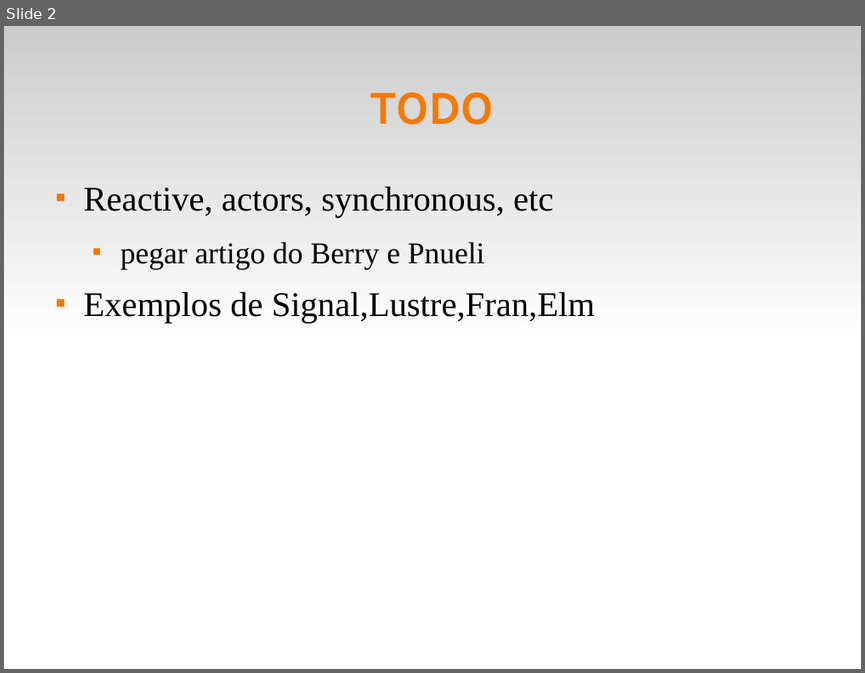
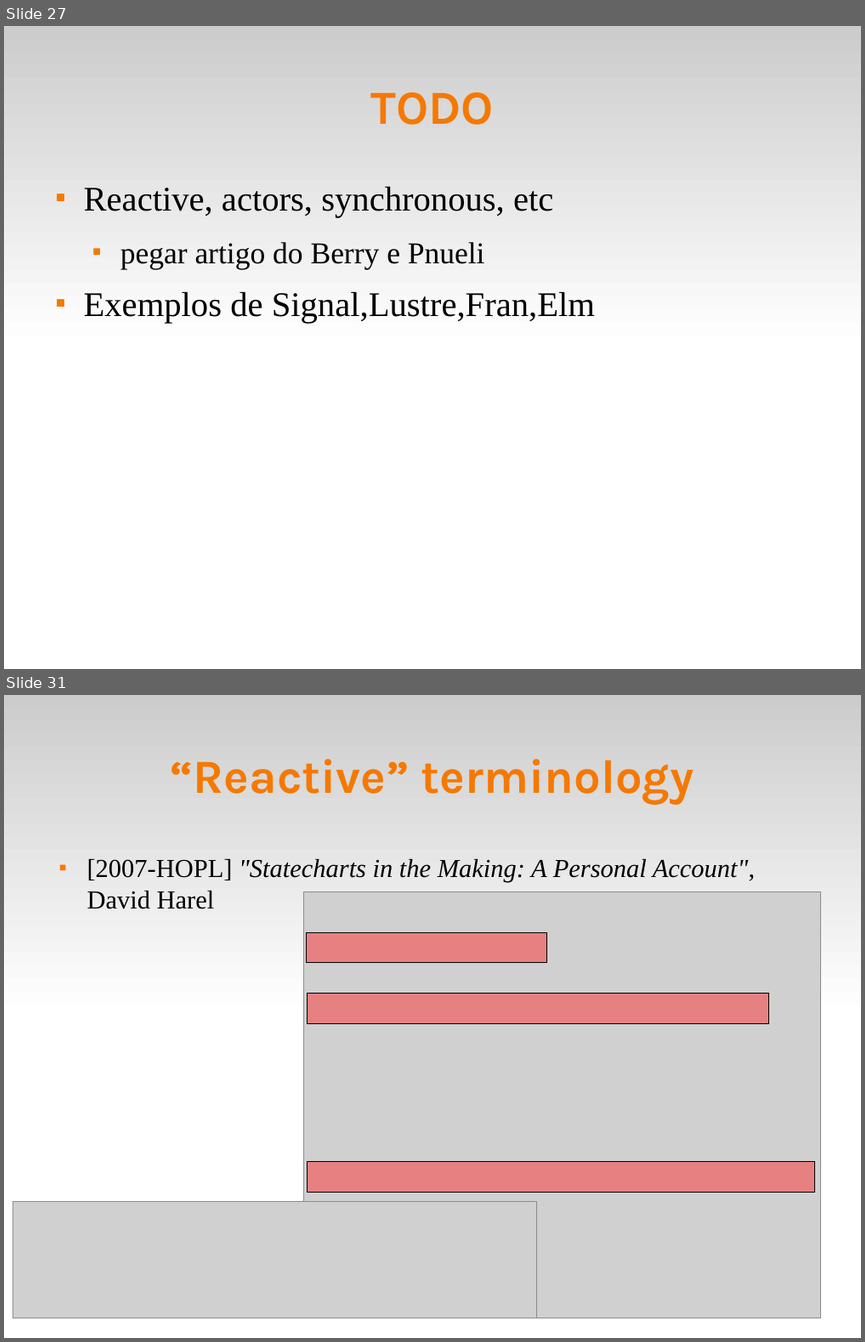
Before and after one commit to fsantanna-no/ceu-docs, a slide deck: ceu_wgld.odp. Shown one above the other, each under a label of ours: slide 2 before the commit, slides 27 and 31 after it; the slides between them are not shown. The pictures are 865x673 and 865x1342 pixels, drawn with LibreOffice and Linux fonts; fonts in the diff are those of the drawing; grey boxes stand for pictures. Boxes give left, top, right and bottom in pixels: in the first picture for what was removed or moved away, otherwise in the second. Text is boxed around its words. In the diff, an @@ line names an element or a change of style, - is before the commit and + after.

```diff
--- a/ceu_wgld.odp
+++ b/ceu_wgld.odp
@@ slide 31 added at bbox=[4, 695, 861, 1338], background #FFFFFF; not listed: 1 template element that a slide beside it also shows @@
@@ title added at bbox=[170, 759, 694, 805], 44 pt, text #F57900, bold @@
+“Reactive” terminology
@@ text added at bbox=[87, 859, 755, 909], 24 pt, text #000000, italic @@
+■ [2007-HOPL] "Statecharts in the Making: A Personal Account", David Harel
@@ picture added at bbox=[304, 892, 820, 1319] @@
@@ rectangle added at bbox=[307, 932, 547, 963], fill #FF3333 at 50% opacity, outline #000000 0 pt @@
@@ rectangle added at bbox=[307, 993, 769, 1024], fill #FF3333 at 50% opacity, outline #000000 0 pt @@
@@ rectangle added at bbox=[307, 1162, 815, 1191], fill #FF3333 at 50% opacity, outline #000000 0 pt @@
@@ picture added at bbox=[12, 1202, 537, 1318] @@
@@ what was slide 2 is now slide 27 @@
```
Also in this commit, not shown: 6 slides changed, 2 other slides added, 1 slide removed.
